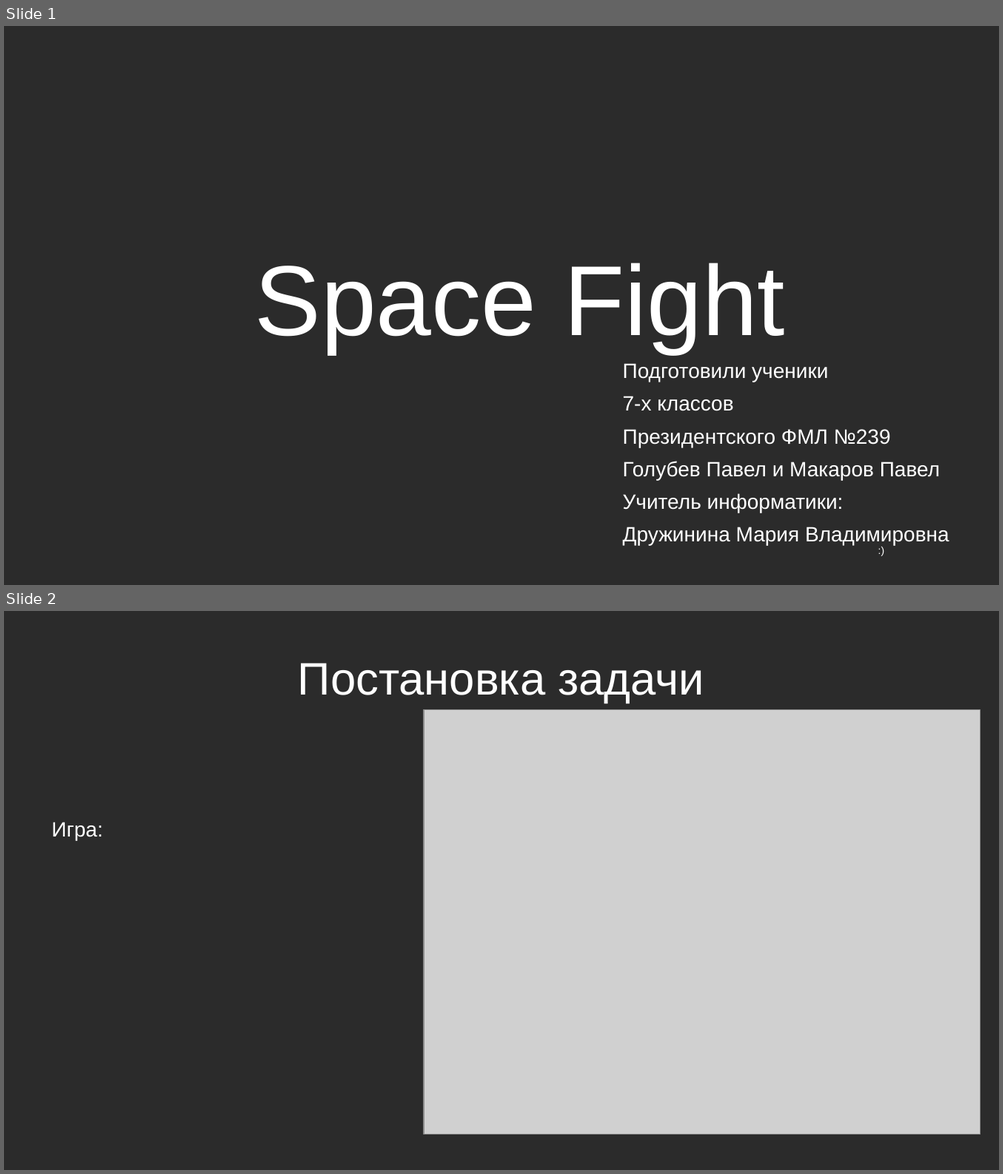
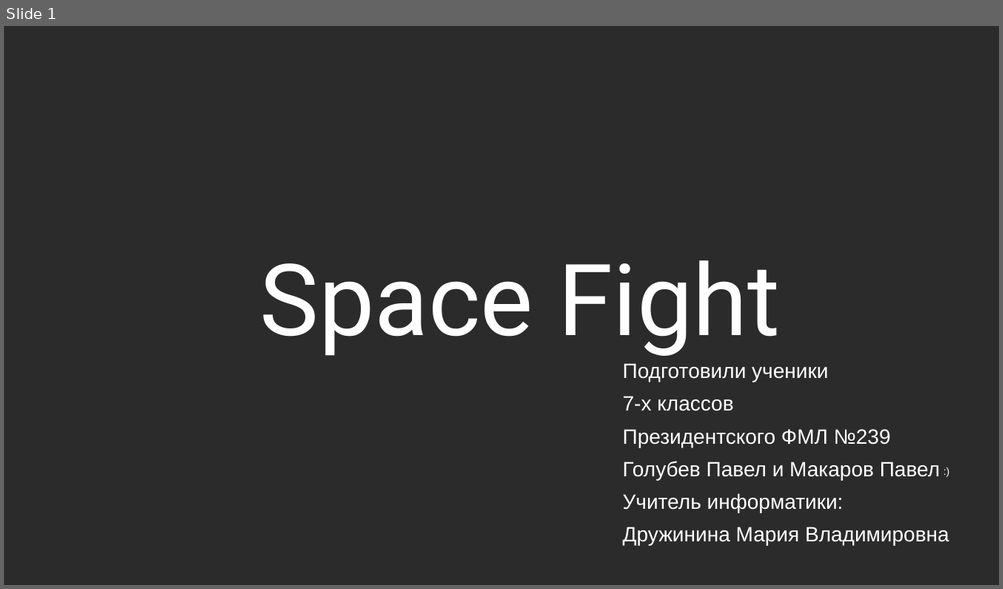
Before and after one commit to 239developer/SpaceFight2, a slide deck: Space Fight.pptx. Shown one above the other, each under a label of ours: slides 1 and 2 before the commit, slide 1 after it. The pictures are 1003x1174 and 1003x589 pixels, drawn with LibreOffice and Linux fonts; fonts in the diff are those of the drawing; grey boxes stand for pictures; background and template pictures are left out; a plain dark background stands for a picture behind light text. Boxes give left, top, right and bottom in pixels: in the first picture for what was removed or moved away, otherwise in the second. Text is boxed around its words. In the diff, an @@ line names an element or a change of style, - is before the commit and + after.

```diff
--- a/Space Fight.pptx
+++ b/Space Fight.pptx
@@ slide 2 removed at <box>4,611,999,1170</box>, background picture (left out) @@
@@ title removed at <box>298,663,704,703</box> @@
-Постановка задачи
@@ picture removed at <box>424,710,980,1136</box> @@
@@ text removed at <box>51,822,102,841</box> @@
-Игра:
@@ slide 1 changed as well @@
@@ title "Space Fight" at <box>259,261,780,356</box>: font Arial to Roboto @@
@@ text ":)": place and size @@
-text ":)" at <box>871,541,899,561</box>
+text ":)" at <box>936,462,965,482</box>
```
Also in this commit, not shown: 3 slides added, 4 other files.
